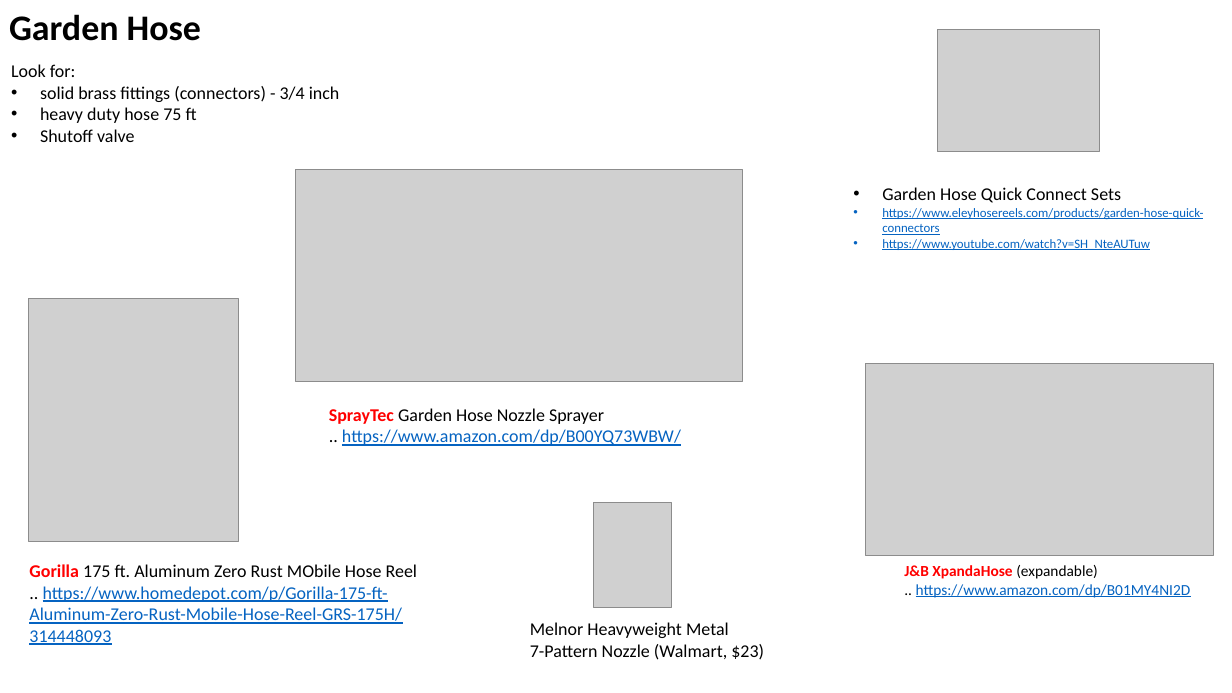
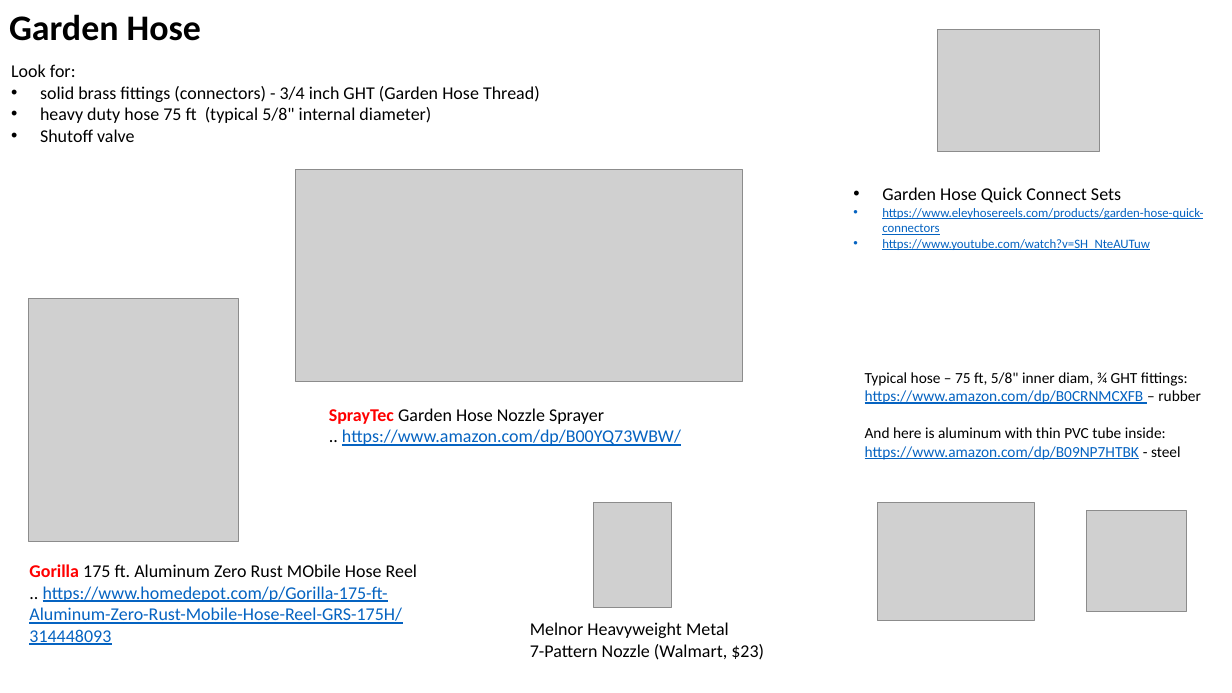
Before and after one commit to lselector/misc_farm, a slide deck: slide 8 of gardening.pptx. Drawn at 1232x693 pixels with LibreOffice and Linux fonts; fonts in the diff are those of the drawing; grey boxes stand for pictures. Boxes give left, top, right and bottom in pixels: in the first picture for what was removed or moved away, otherwise in the second. Text is boxed around its words. In the diff, an @@ line names an element or a change of style, - is before the commit and + after.

```diff
--- a/gardening.pptx
+++ b/gardening.pptx
@@ text at (40, 86, 540, 123): text changed @@
-• solid brass fittings (connectors) - 3/4 inch
-• heavy duty hose 75 ft
+• solid brass fittings (connectors) - 3/4 inch GHT (Garden Hose Thread)
+• heavy duty hose 75 ft (typical 5/8" internal diameter)
@@ text added at (865, 372, 1201, 460), 12 pt, text #000000 @@
+Typical hose – 75 ft, 5/8" inner diam, ¾ GHT fittings:
+https://www.amazon.com/dp/B0CRNMCXFB – rubber
+And here is aluminum with thin PVC tube inside:
+https://www.amazon.com/dp/B09NP7HTBK - steel
@@ picture removed at (866, 364, 1214, 555) @@
@@ picture added at (877, 502, 1034, 620) @@
@@ picture added at (1087, 511, 1188, 613) @@
@@ text removed at (904, 565, 1191, 598) @@
-J&B XpandaHose (expandable)
-.. https://www.amazon.com/dp/B01MY4NI2D
```
Also in this commit, not shown: 1 other file.
